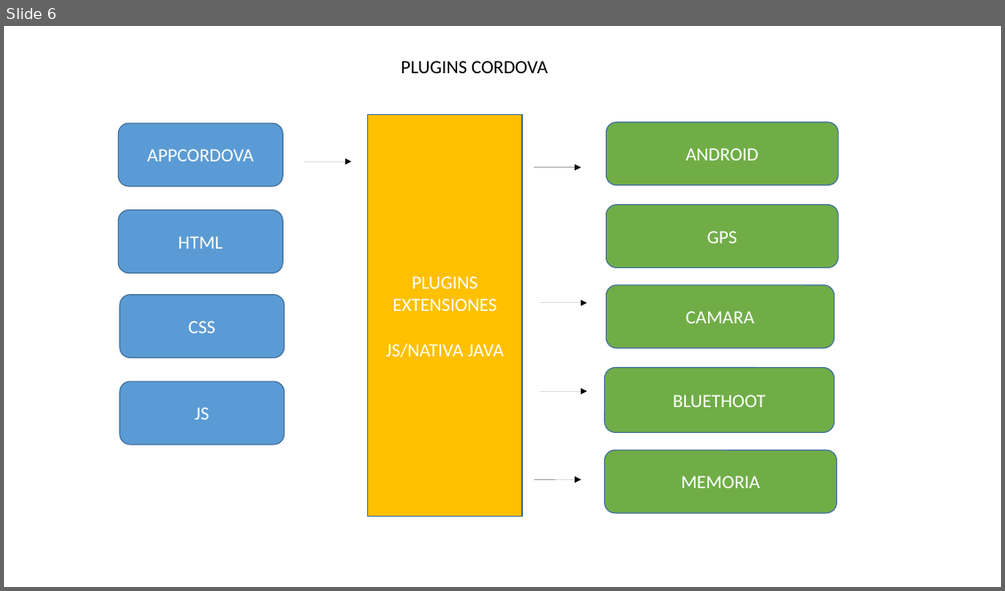
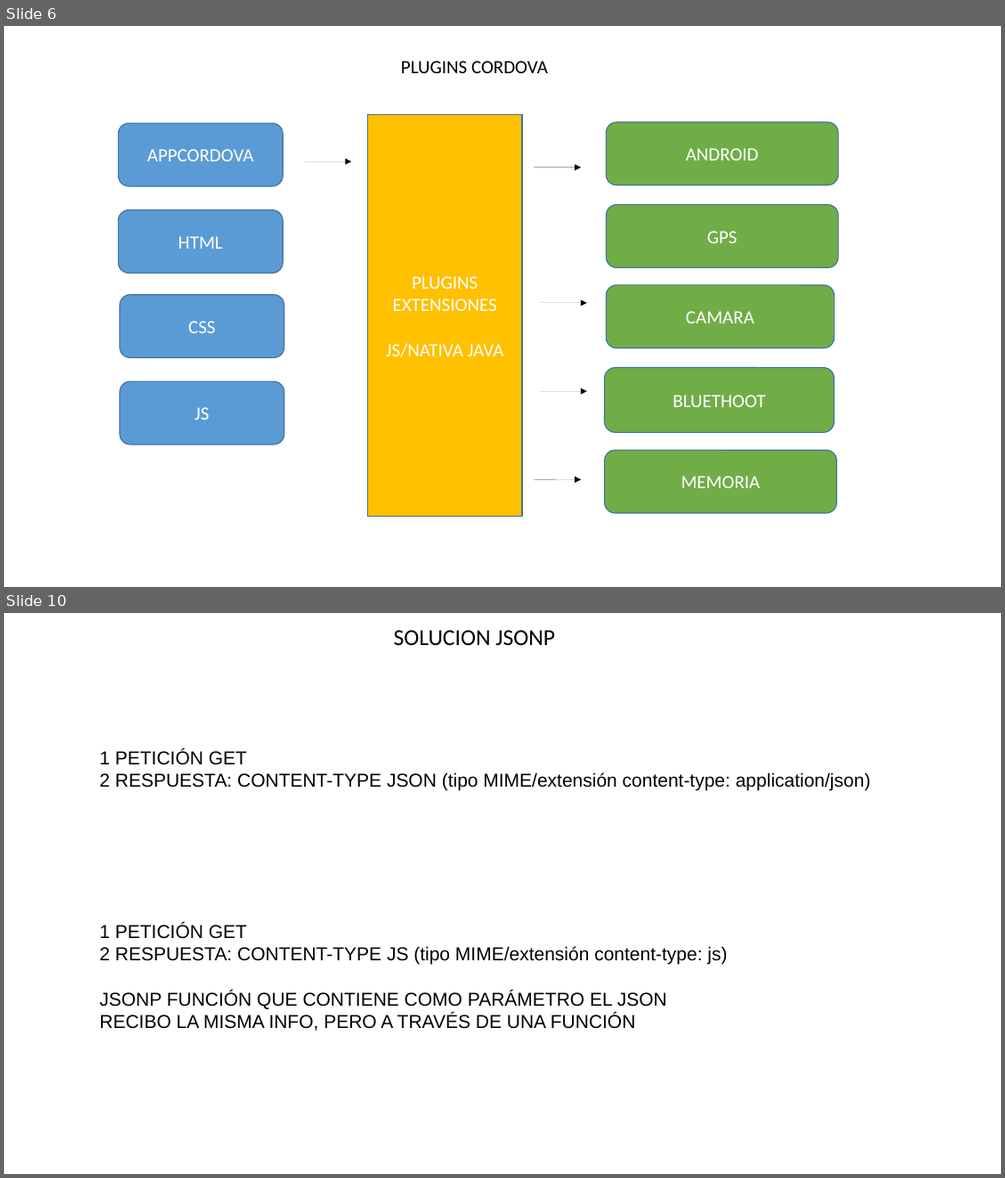
Before and after one commit to Valexx55/cursophonegap, a slide deck: DOCUMENTACION/ESQUEMA CURSO.odp. Shown one above the other, each under a label of ours: slide 6 before the commit, slides 6 and 10 after it; the slides between them are not shown. The pictures are 1005x591 and 1005x1178 pixels, drawn with LibreOffice and Linux fonts; fonts in the diff are those of the drawing. Boxes give left, top, right and bottom in pixels: in the first picture for what was removed or moved away, otherwise in the second. Text is boxed around its words. In the diff, an @@ line names an element or a change of style, - is before the commit and + after.

Commit message:
jsonp

```diff
--- a/DOCUMENTACION/ESQUEMA CURSO.odp
+++ b/DOCUMENTACION/ESQUEMA CURSO.odp
@@ slide 10 added at bbox=[4, 613, 1001, 1174], background #FFFFFF @@
@@ text added at bbox=[394, 630, 555, 646], 22 pt, text #000000 @@
+SOLUCION JSONP
@@ text added at bbox=[99, 750, 871, 791], 18 pt, text #000000 @@
+1 PETICIÓN GET
+2 RESPUESTA: CONTENT-TYPE JSON (tipo MIME/extensión content-type: application/json)
@@ text added at bbox=[99, 924, 727, 1030], 18 pt, text #000000 @@
+1 PETICIÓN GET
+2 RESPUESTA: CONTENT-TYPE JS (tipo MIME/extensión content-type: js)
+JSONP FUNCIÓN QUE CONTIENE COMO PARÁMETRO EL JSON
+RECIBO LA MISMA INFO, PERO A TRAVÉS DE UNA FUNCIÓN
```
Also in this commit, not shown: 3 other slides added, 2 other files.
